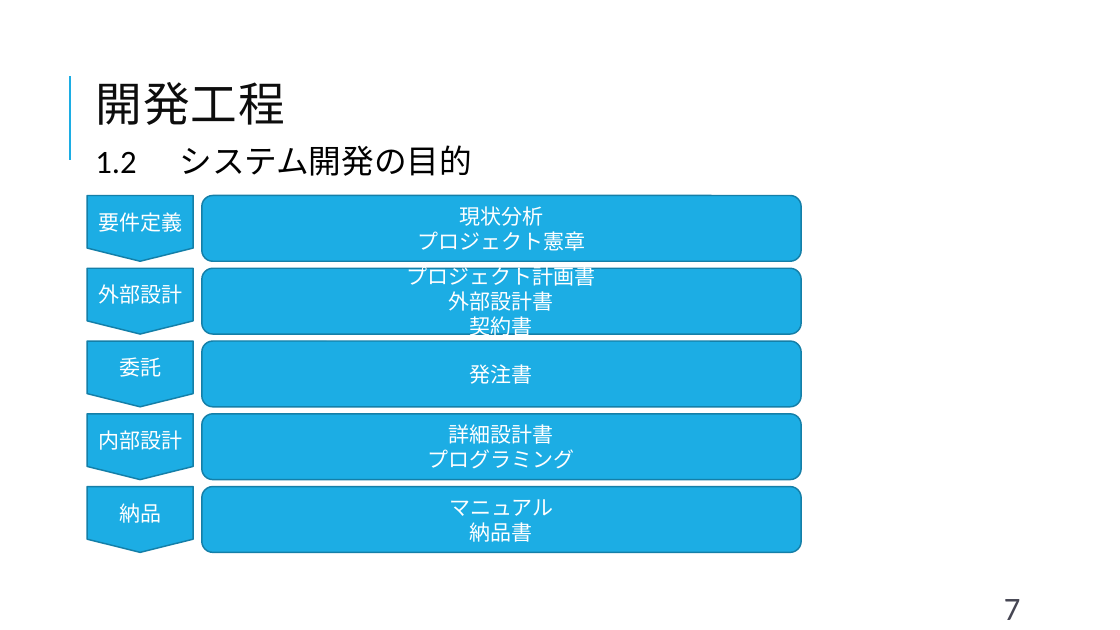
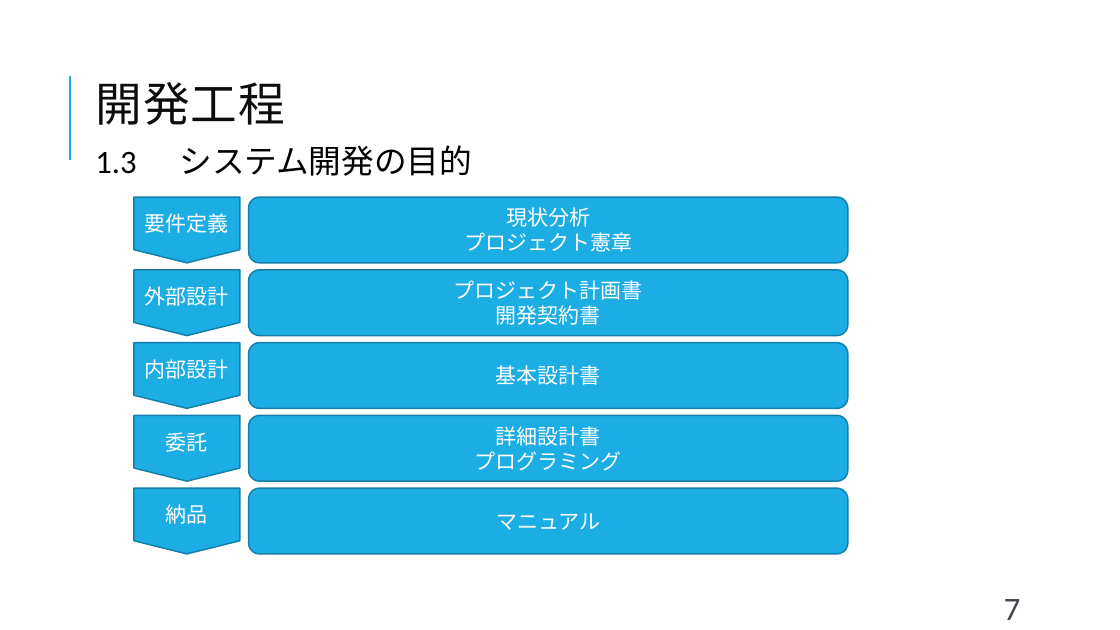
Before and after one commit to shimoda-a/pmpractice, a slide deck: slide 7 of yabuki-a/PM演習矢吹a/PM演習_中間報告_矢吹研A班.pptx. Drawn at 1120x630 pixels with LibreOffice and Linux fonts; fonts in the diff are those of the drawing. Boxes give left, top, right and bottom in pixels: in the first picture for what was removed or moved away, otherwise in the second. Text is boxed around its words. In the diff, an @@ line names an element or a change of style, - is before the commit and + after.

```diff
--- a/yabuki-a/PM演習矢吹a/PM演習_中間報告_矢吹研A班.pptx
+++ b/yabuki-a/PM演習矢吹a/PM演習_中間報告_矢吹研A班.pptx
@@ text at <box>95,145,472,176</box>: text changed @@
-1.2 システム開発の目的
+1.3 システム開発の目的
@@ text in rounded rectangle at <box>496,305,601,325</box>: text changed @@
-外部設計書
-契約書
+開発契約書
@@ flow chart offpage connector "内部設計": place and size @@
-flow chart offpage connector "内部設計" at <box>87,414,193,480</box>
+flow chart offpage connector "内部設計" at <box>134,343,239,408</box>
@@ 5 rounded rectangles, 3 flow chart offpage connectors: place and size @@
-5 rounded rectangles, 3 flow chart offpage connectors at <box>87,196,801,552</box>
+5 rounded rectangles, 3 flow chart offpage connectors at <box>134,197,848,554</box>
@@ text in rounded rectangle at <box>496,365,601,385</box>: text changed @@
-発注書
+基本設計書
@@ flow chart offpage connector "委託": place and size @@
-flow chart offpage connector "委託" at <box>87,341,193,407</box>
+flow chart offpage connector "委託" at <box>134,416,239,481</box>
@@ text in rounded rectangle at <box>470,522,533,542</box>: paragraph removed @@
-納品書
```
Also in this commit, not shown: 9 other slides changed, 3 slides added, 5 slides removed, 1 other file.
